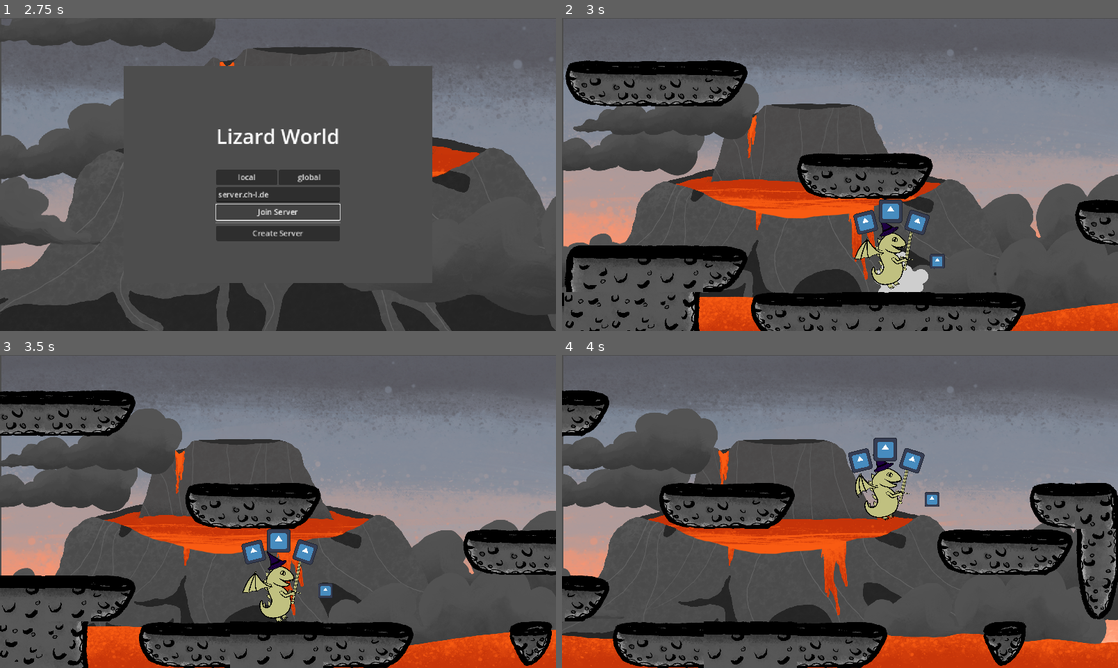
Above: before the commit, frames 1-4 (two rows, left to right).
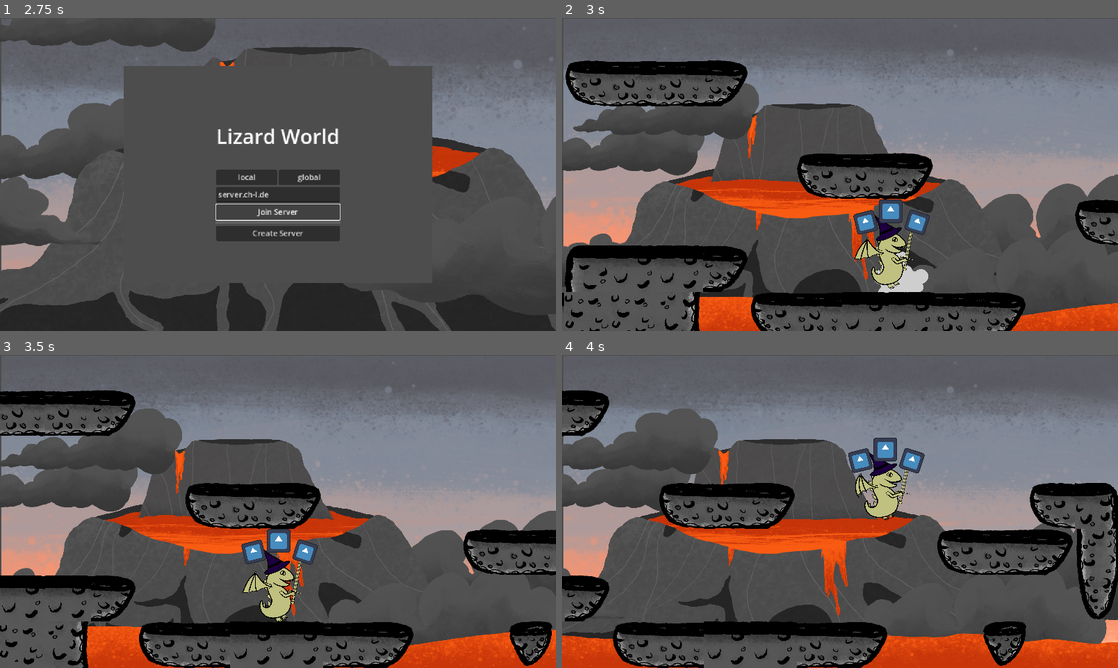
Above: after the commit, the same moments.

Repository: janekx21/lizard-world
Game: Godot game, scene res://game/game.tscn
Same seed, same stepped clock (60 frames per second), same inputs: the game is played once before the commit and once after it. The engine's default icon, where the game draws it, is replaced by a stand-in: a white triangle on a blue panel in a dark square.
Inputs:
- Up to frame 1 (2.75 s): click "local" at 0.5 s; click "global" at 1.25 s; click "Join Server" at 2 s
- Up to frame 2 (3 s): click "Create Server" at 2.75 s
- Up to frame 3 (3.5 s): no input
- Up to frame 4 (4 s): hold Right (move_right) from 3.53 s (still down); tap S (attack) at 3.6 s; tap A (jump) at 3.77 s

Frame 1 is identical in both runs. In frame 2, 0.2% of the frame differs, in the area x 56-69%, y 63-80%; in frame 3, 0.2%; in frame 4, 0.2%, in the area x 55-68%, y 31-49%.

Commit message:
rpc effect

Diff:
--- a/player/player.gd
+++ b/player/player.gd
@@ -77,7 +77,7 @@
 			attack.rpc_id(1, $Shape/HurtboxPoint.global_position, multiplayer.get_unique_id())
 			$AttackCooldown.start(0.2)
 			$AnimationPlayer.play("attack")
-			$SwordAttack.play()
+			attack_effect.rpc()
 
 	if dir:
 		$Shape.scale = Vector2.RIGHT * (1 if dir > 0 else -1) + Vector2.DOWN
@@ -85,6 +85,10 @@
 			$AnimationPlayer.play("hover")
 
 	move_and_slide()
+
+@rpc("any_peer", "call_local")
+func attack_effect():
+	$SwordAttack.play()
 
 @rpc("call_local")
 func attack(at: Vector2, from_peer_id: int):
--- a/player/player.tscn
+++ b/player/player.tscn
@@ -53,6 +53,9 @@
 properties/6/path = NodePath("Shape/LandParticles:emitting")
 properties/6/spawn = true
 properties/6/sync = true
+properties/7/path = NodePath(".:color")
+properties/7/spawn = true
+properties/7/sync = true
 
 [sub_resource type="Animation" id="Animation_2s83s"]
 resource_name = "attack"
@@ -121,8 +124,8 @@
 flip_h = true
 
 [node name="Hat" type="Sprite2D" parent="Shape/SpriteMod/Sprite2D"]
-position = Vector2(11.7587, 17.638)
-scale = Vector2(1.13471, 1.13471)
+position = Vector2(35.2761, 264.57)
+scale = Vector2(1.53823, 1.53823)
 texture = ExtResource("3_xw226")
 
 [node name="Hitbox" type="Area2D" parent="Shape"]
@@ -133,11 +136,6 @@
 
 [node name="HurtboxPoint" type="Marker2D" parent="Shape"]
 position = Vector2(127, 0)
-
-[node name="Icon" type="Sprite2D" parent="Shape/HurtboxPoint"]
-position = Vector2(2.00002, -4)
-scale = Vector2(0.320312, 0.320312)
-texture = ExtResource("4_pxlay")
 
 [node name="WalkParticles" type="CPUParticles2D" parent="Shape"]
 z_index = -1
Not shown: 1 places in game/game.tscn that only renumber resources
Not shown: 1 places in player/player.tscn that only renumber resources
